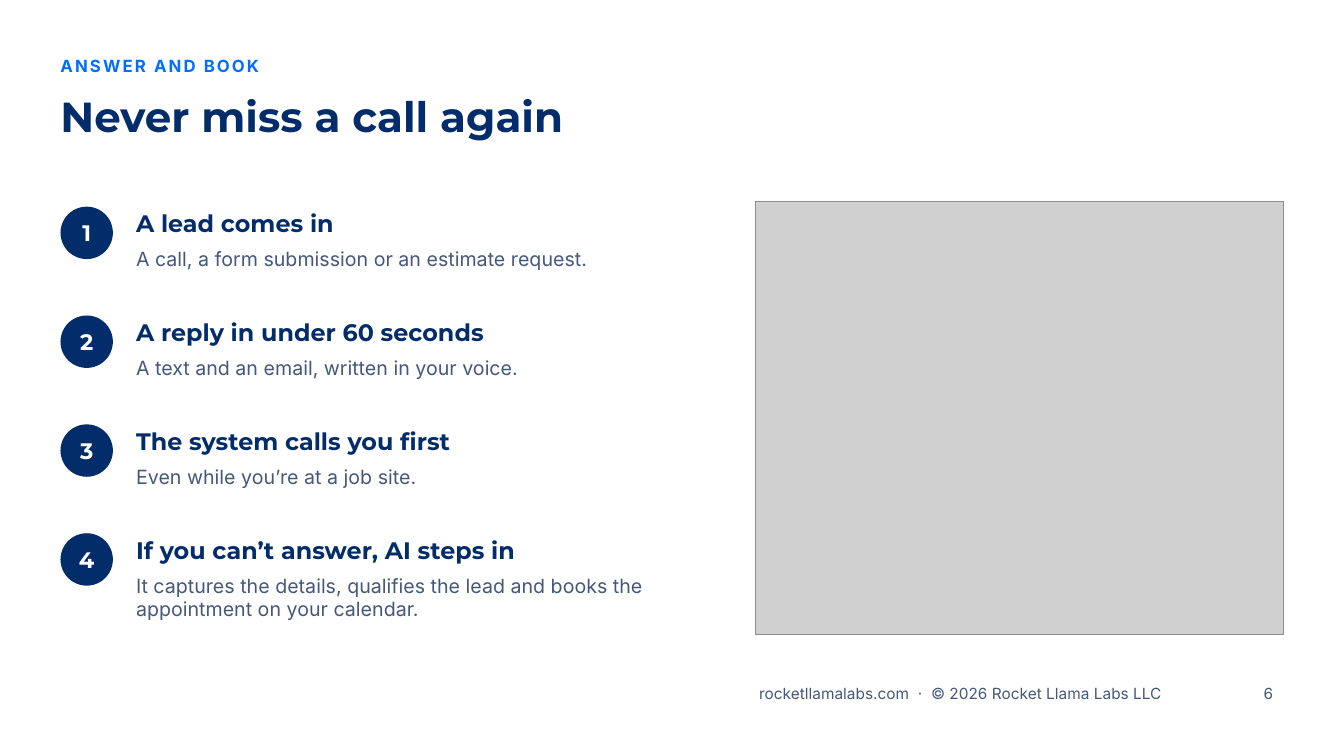
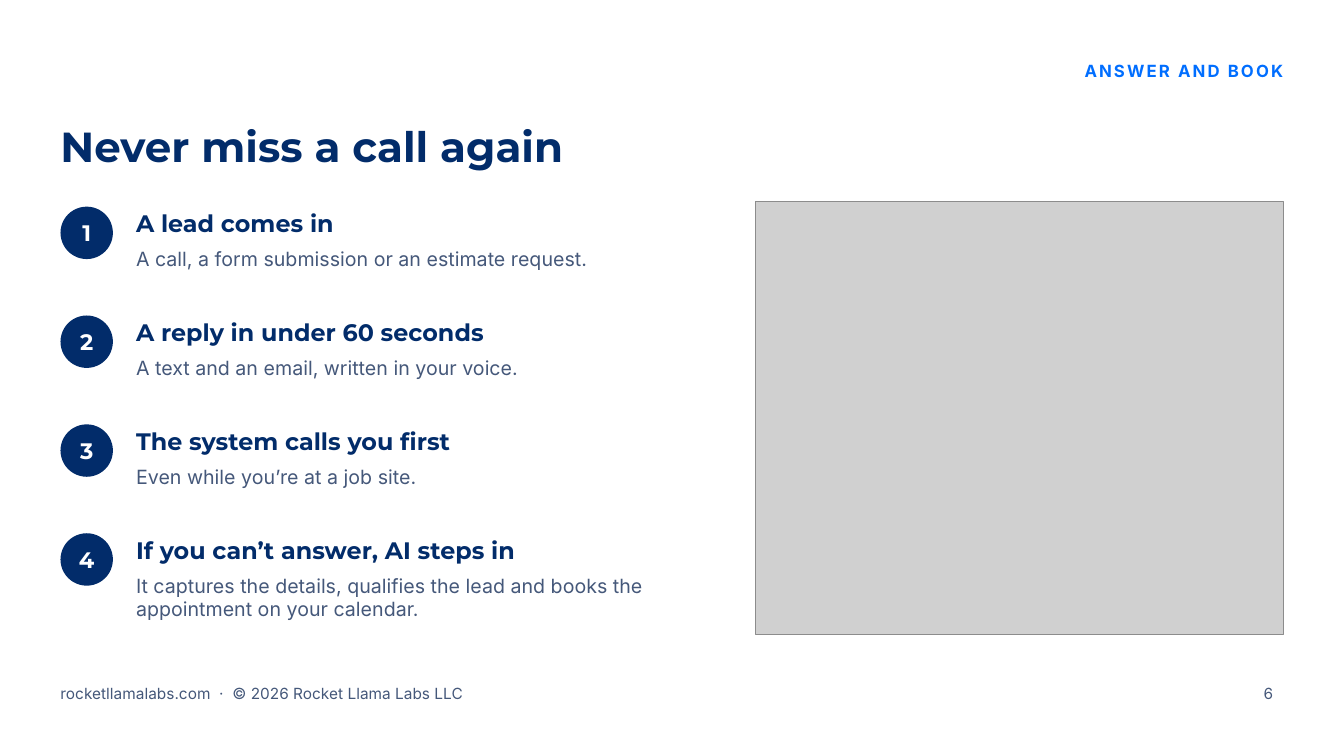
Before and after one commit to RocketLlamaLabs/rocketllama-website, a slide deck: slide 6 of public/slides/v1/rocket-llama-labs-sales-presentation-v1.pptx. Drawn at 1344x756 pixels with LibreOffice and Linux fonts; fonts in the diff are those of the drawing; grey boxes stand for pictures; background and template pictures are left out. Boxes give left, top, right and bottom in pixels: in the first picture for what was removed or moved away, otherwise in the second. Text is boxed around its words. In the diff, an @@ line names an element or a change of style, - is before the commit and + after.

```diff
--- a/public/slides/v1/rocket-llama-labs-sales-presentation-v1.pptx
+++ b/public/slides/v1/rocket-llama-labs-sales-presentation-v1.pptx
@@ text "ANSWER AND BOOK": place and size @@
-text "ANSWER AND BOOK" at [60,59,259,72]
+text "ANSWER AND BOOK" at [1085,64,1283,77]
@@ text "ANSWER AND BOOK" at [1085,64,1283,77]: alignment left to right @@
@@ title "Never miss a call again": place and size @@
-title "Never miss a call again" at [60,99,563,141]
+title "Never miss a call again" at [60,129,563,171]
@@ text "rocketllamalabs.com · © 2026 Rocket ...": place and size @@
-text "rocketllamalabs.com · © 2026 Rocket ..." at [759,687,1161,699]
+text "rocketllamalabs.com · © 2026 Rocket ..." at [60,687,462,699]
@@ text "rocketllamalabs.com · © 2026 Rocket ..." at [60,687,462,699]: alignment right to left @@
```
Also in this commit, not shown: 11 other slides changed, 14 other files.
